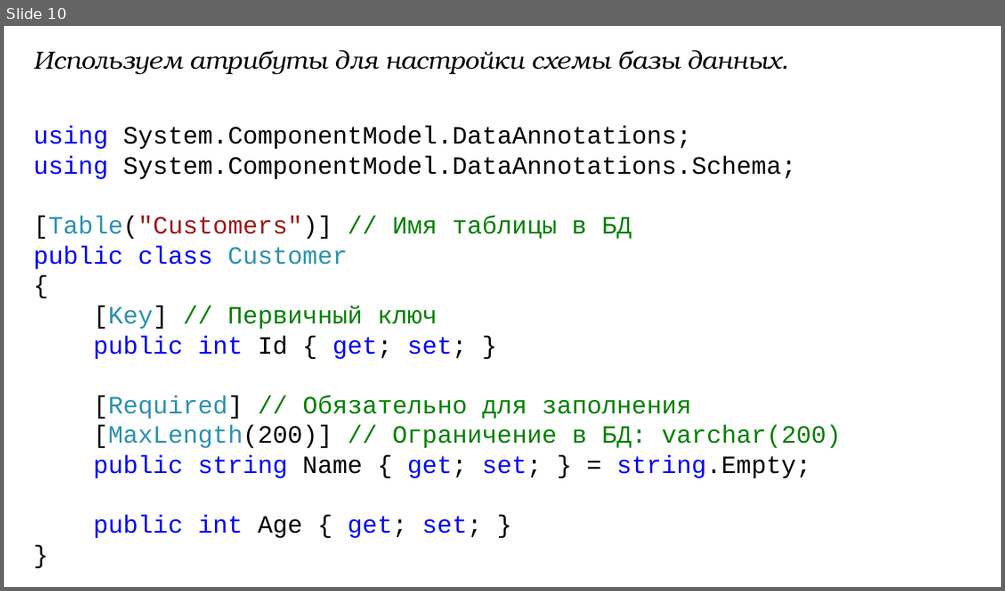
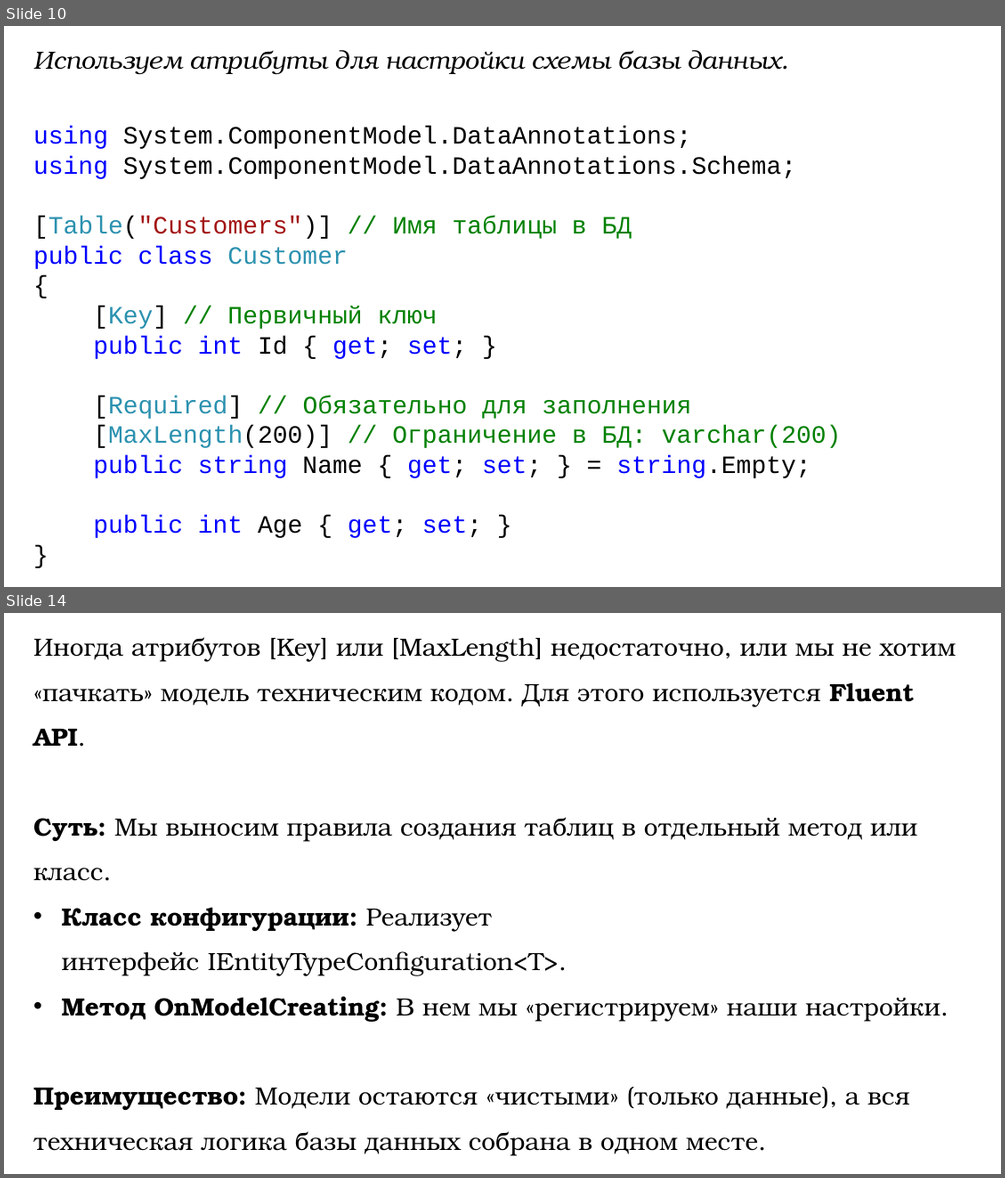
Before and after one commit to DaniilKlyukin/OOP-6, a slide deck: Лекции/ООП 2 лек 6.pptx. Shown one above the other, each under a label of ours: slide 10 before the commit, slides 10 and 14 after it; the slides between them are not shown. The pictures are 1005x591 and 1005x1178 pixels, drawn with LibreOffice and Linux fonts; fonts in the diff are those of the drawing. Boxes give left, top, right and bottom in pixels: in the first picture for what was removed or moved away, otherwise in the second. Text is boxed around its words. In the diff, an @@ line names an element or a change of style, - is before the commit and + after.

```diff
--- a/Лекции/ООП 2 лек 6.pptx
+++ b/Лекции/ООП 2 лек 6.pptx
@@ slide 14 added at box(4, 613, 1001, 1174), background #FFFFFF @@
@@ text added at box(33, 637, 956, 1156), 24 pt, text #000000 @@
+Иногда атрибутов [Key] или [MaxLength] недостаточно, или мы не хотим «пачкать» модель техническим кодом. Для этого используется Fluent API.
+Суть: Мы выносим правила создания таблиц в отдельный метод или класс.
+• Класс конфигурации: Реализует интерфейс IEntityTypeConfiguration<T>.
+• Метод OnModelCreating: В нем мы «регистрируем» наши настройки.
+Преимущество: Модели остаются «чистыми» (только данные), а вся техническая логика базы данных собрана в одном месте.
```
Also in this commit, not shown: 2 slides changed, 19 other slides added, 1 slide removed.
